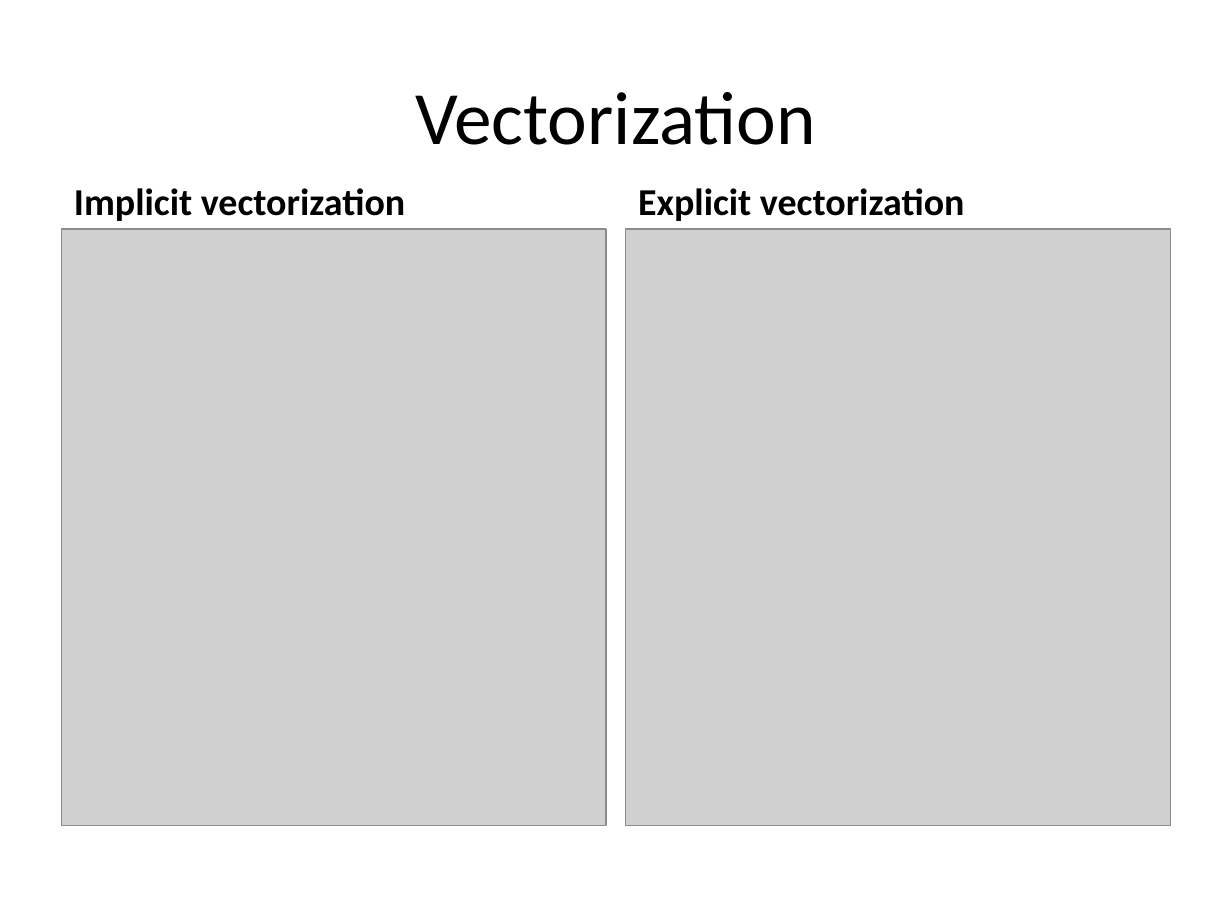
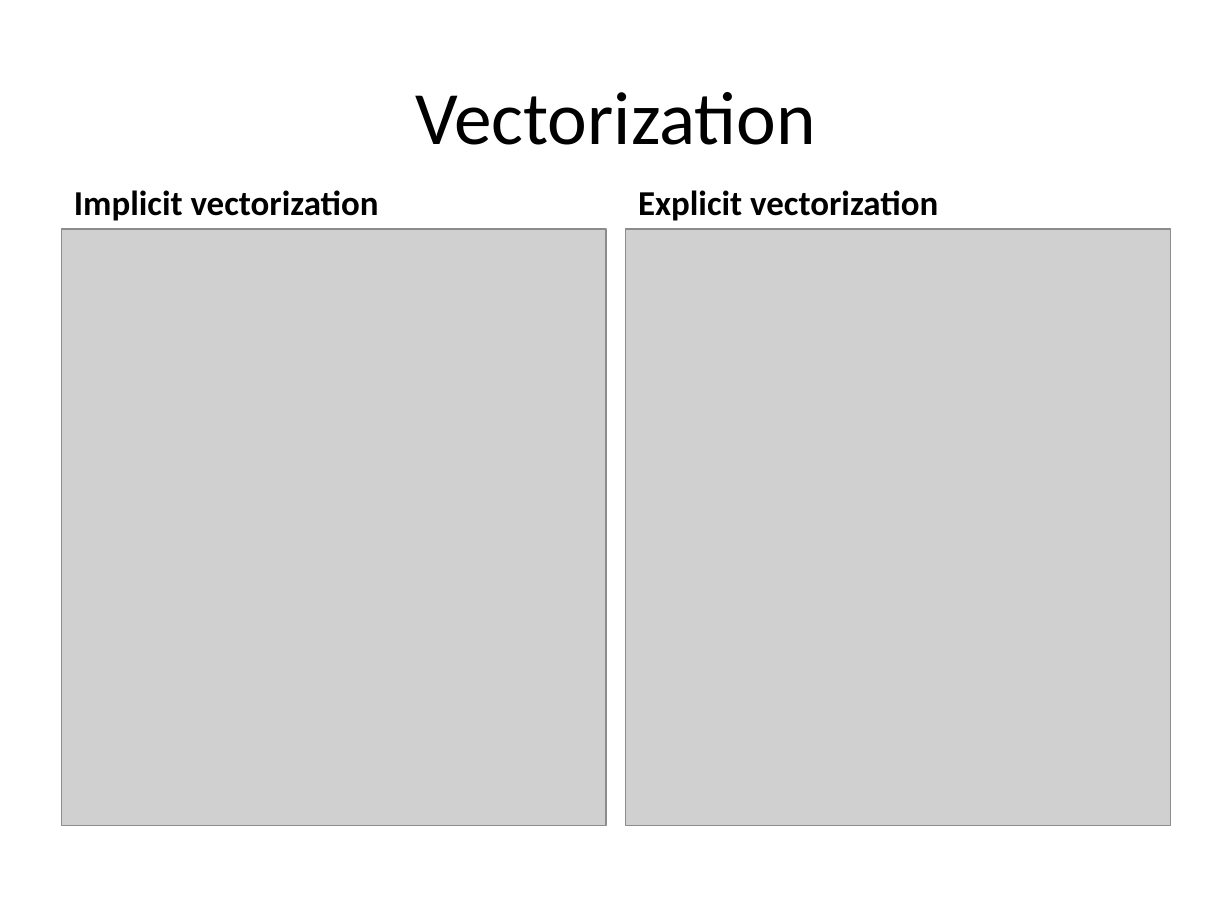
Before and after one commit to UoB-HPC/opencl-training-code, a slide deck: slide 71 of slides/advanced_part3.pptx. Drawn at 1232x924 pixels with LibreOffice and Linux fonts; fonts in the diff are those of the drawing; grey boxes stand for pictures. Boxes give left, top, right and bottom in pixels: in the first picture for what was removed or moved away, otherwise in the second. Text is boxed around its words. In the diff, an @@ line names an element or a change of style, - is before the commit and + after.

```diff
--- a/slides/advanced_part3.pptx
+++ b/slides/advanced_part3.pptx
@@ text "Implicit vectorization" at (74, 190, 379, 221): size 22.2 to 20.4 pt @@
@@ text "Explicit vectorization" at (638, 190, 938, 221): size 22.2 to 20.4 pt @@
```
Also in this commit, not shown: 4 other slides changed.
